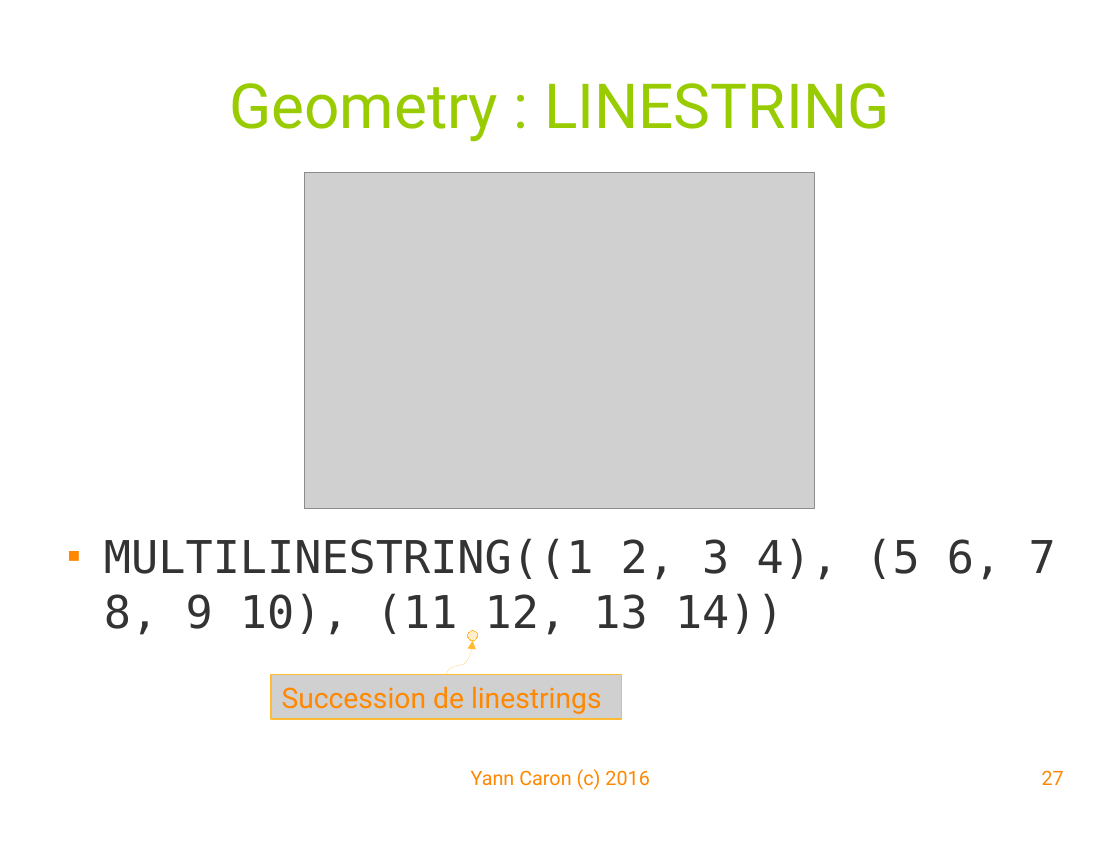
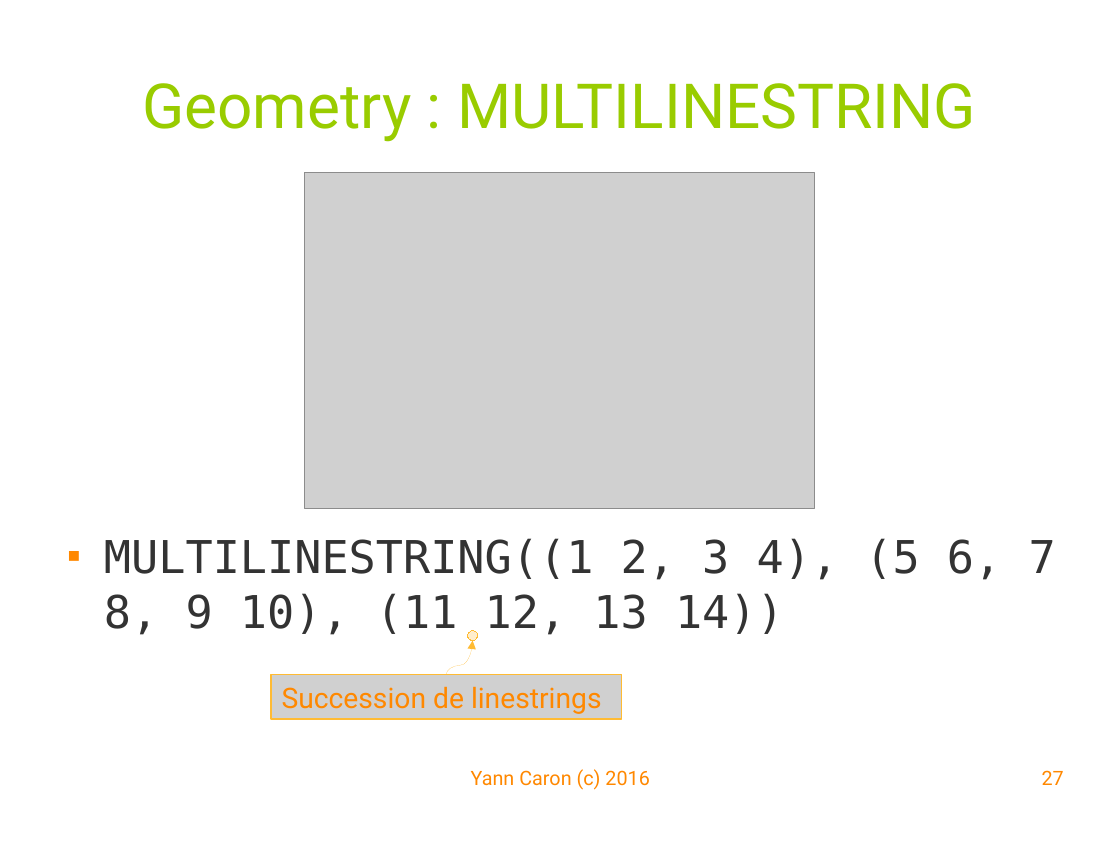
Before and after one commit to YannCaron/Android-ENSG, a slide deck: slide 27 of 10 - Spatialite.odp. Drawn at 1120x841 pixels with LibreOffice and Linux fonts; fonts in the diff are those of the drawing; grey boxes stand for pictures; background and template pictures are left out. Boxes give left, top, right and bottom in pixels: in the first picture for what was removed or moved away, otherwise in the second. Text is boxed around its words. In the diff, an @@ line names an element or a change of style, - is before the commit and + after.

```diff
--- a/10 - Spatialite.odp
+++ b/10 - Spatialite.odp
@@ title at box(142, 83, 976, 142): text changed @@
-Geometry : LINESTRING
+Geometry : MULTILINESTRING
```
Also in this commit, not shown: 3 other slides changed, 7 slides added.
